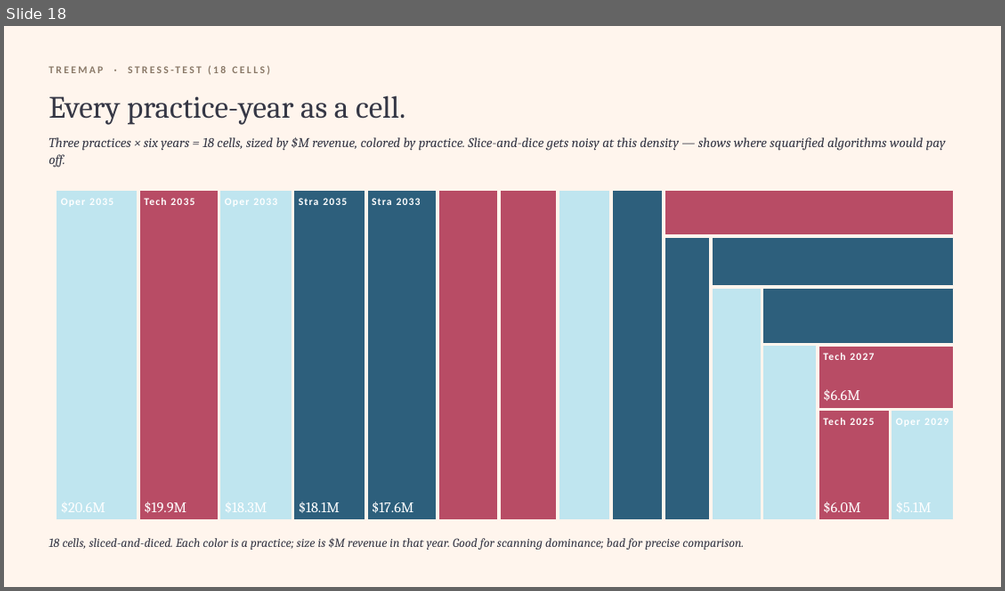
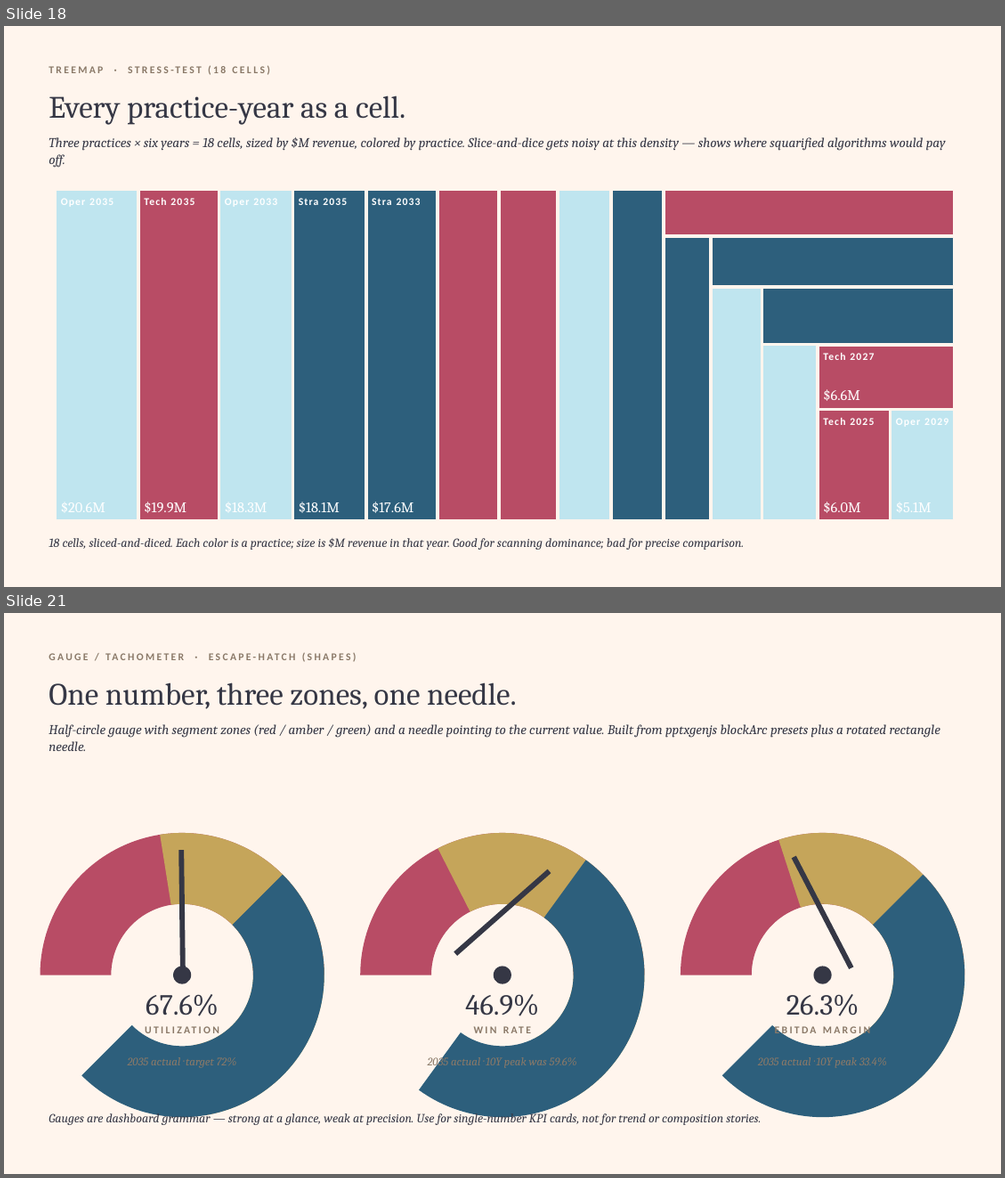
Before and after one commit to nsaperia/claude-pptx-plot, a slide deck: output/audit_deck.pptx. Shown one above the other, each under a label of ours: slide 18 before the commit, slides 18 and 21 after it; the slides between them are not shown. The pictures are 1005x591 and 1005x1178 pixels, drawn with LibreOffice and Linux fonts; fonts in the diff are those of the drawing. Boxes give left, top, right and bottom in pixels: in the first picture for what was removed or moved away, otherwise in the second. Text is boxed around its words. In the diff, an @@ line names an element or a change of style, - is before the commit and + after.

```diff
--- a/output/audit_deck.pptx
+++ b/output/audit_deck.pptx
@@ slide 21 added at (4, 613, 1001, 1174), background #FFF5ED @@
@@ text added at (48, 650, 647, 672), 10 pt, text #8A7968, bold @@
+GAUGE / TACHOMETER · ESCAPE-HATCH (SHAPES)
@@ text added at (48, 682, 517, 709), 30 pt, text #353745 @@
+One number, three zones, one needle.
@@ text added at (48, 724, 940, 751), 13 pt, text #353745, italic @@
+Half-circle gauge with segment zones (red / amber / green) and a needle pointing to the current value. Built from pptxgenjs blockArc presets plus a rotated rectangle needle.
@@ arch (boxed as its full ring) added at (4, 774, 383, 1174), fill #2D5F7C @@
@@ arch (boxed as its full ring) added at (304, 777, 701, 1174), fill #2D5F7C @@
@@ arch (boxed as its full ring) added at (311, 784, 693, 1166), fill #C5A55A @@
@@ arch (boxed as its full ring) added at (622, 774, 1001, 1174), fill #2D5F7C @@
@@ arch (boxed as its full ring) added at (644, 796, 1001, 1154), fill #C5A55A @@
@@ arch (boxed as its full ring) added at (19, 812, 345, 1137), fill #C5A55A @@
@@ arch (boxed as its full ring) added at (40, 833, 324, 1117), fill #B84C65 @@
@@ rectangle added at (179, 850, 186, 975), fill #353745 @@
@@ arch (boxed as its full ring) added at (360, 833, 644, 1117), fill #B84C65 @@
@@ arch (boxed as its full ring) added at (680, 833, 965, 1117), fill #B84C65 @@
@@ rectangle added at (453, 869, 551, 956), fill #353745 @@
@@ rectangle added at (792, 856, 854, 969), fill #353745 @@
@@ ellipse added at (173, 966, 191, 984), fill #353745 @@
@@ ellipse added at (493, 966, 511, 984), fill #353745 @@
@@ ellipse added at (814, 966, 832, 984), fill #353745 @@
@@ text added at (146, 994, 218, 1016), 28 pt, text #353745 @@
+67.6%
@@ text added at (465, 994, 539, 1016), 28 pt, text #353745 @@
+46.9%
@@ text added at (786, 994, 859, 1016), 28 pt, text #353745 @@
+26.3%
@@ text added at (70, 1023, 294, 1046), 10 pt, text #8A7968, bold @@
+UTILIZATION
@@ text added at (390, 1023, 615, 1046), 10 pt, text #8A7968, bold @@
+WIN RATE
@@ text added at (775, 1026, 871, 1037), 10 pt, text #8A7968, bold @@
+EBITDA MARGIN
@@ text added at (128, 1057, 237, 1068), 11 pt, text #8A7968, italic @@
+2035 actual · target 72%
@@ text added at (428, 1054, 577, 1069), 11 pt, text #8A7968, italic @@
+2035 actual · 10Y peak was 59.6%
@@ text added at (758, 1057, 887, 1068), 11 pt, text #8A7968, italic @@
+2035 actual · 10Y peak 33.4%
@@ text added at (48, 1111, 760, 1126), 12 pt, text #353745, italic @@
+Gauges are dashboard grammar — strong at a glance, weak at precision. Use for single-number KPI cards, not for trend or composition stories.
```
Also in this commit, not shown: 2 other slides added, 3 other files.
